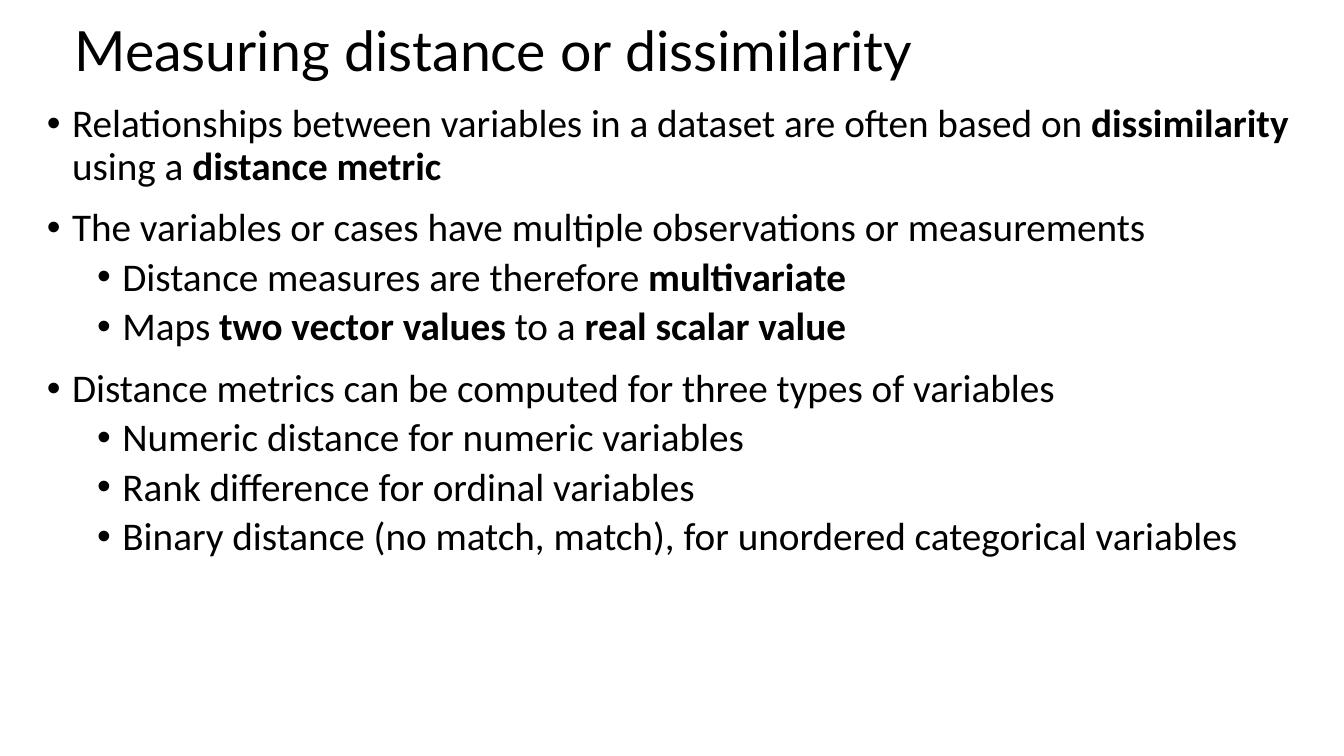
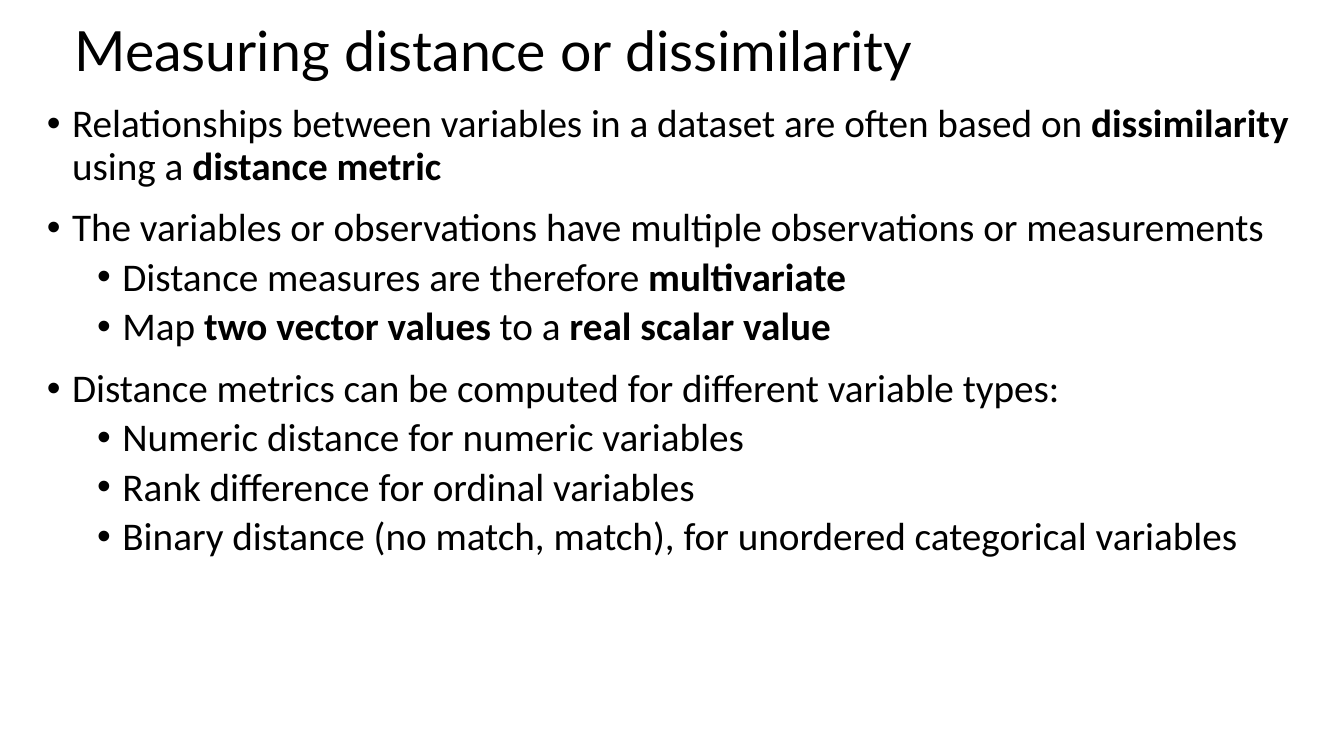
Before and after one commit to StephenElston/CSCI-E-108, a slide deck: slide 4 of slides/4_DistanceAndSimilarityMeasures_Part1.pptx. Drawn at 1344x756 pixels with LibreOffice and Linux fonts; fonts in the diff are those of the drawing. Boxes give left, top, right and bottom in pixels: in the first picture for what was removed or moved away, otherwise in the second. Text is boxed around its words. In the diff, an @@ line names an element or a change of style, - is before the commit and + after.

```diff
--- a/slides/4_DistanceAndSimilarityMeasures_Part1.pptx
+++ b/slides/4_DistanceAndSimilarityMeasures_Part1.pptx
@@ text at (72,213,1263,248): text changed @@
-• The variables or cases have multiple observations or measurements
+• The variables or observations have multiple observations or measurements
@@ text at (72,312,1060,409): text changed @@
-  • Maps two vector values to a real scalar value
-• Distance metrics can be computed for three types of variables
+  • Map two vector values to a real scalar value
+• Distance metrics can be computed for different variable types:
```
Also in this commit, not shown: 4 other slides changed.
